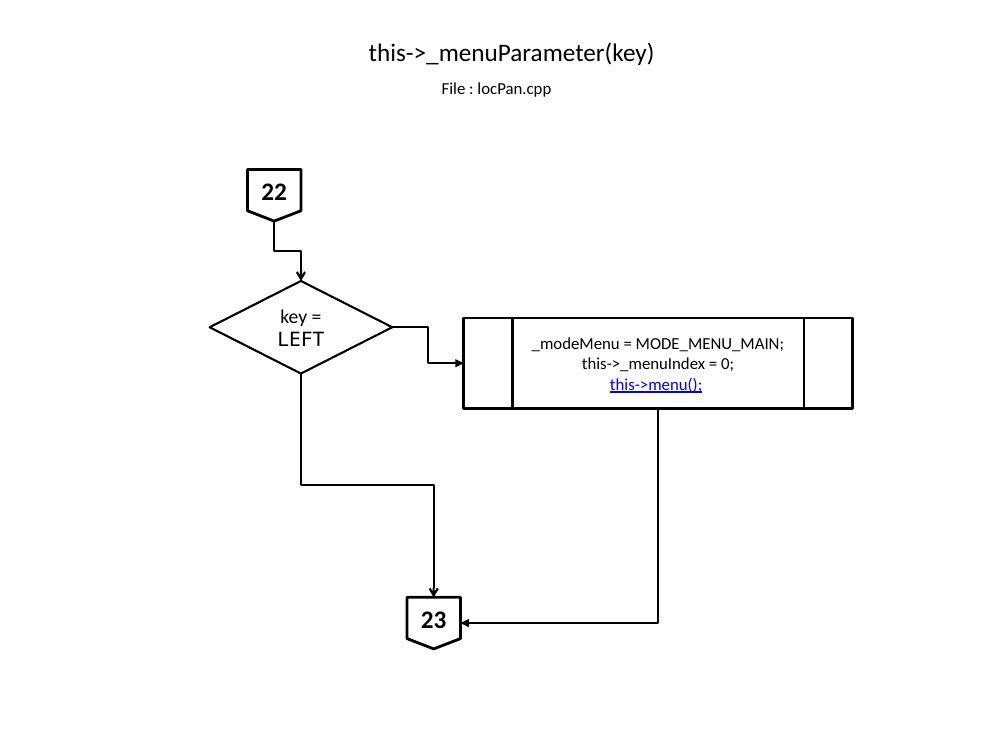
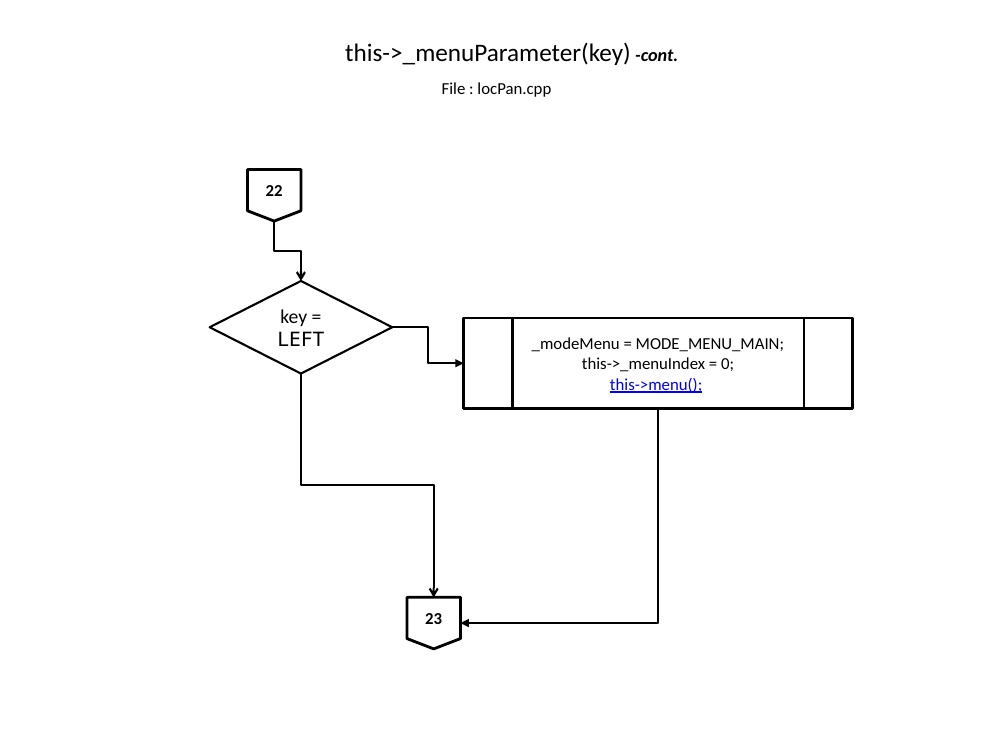
Before and after one commit to slametsampon/WFPS, a slide deck: slide 18 of resources/WFPS.pptx (slide 19 before the commit). Drawn at 1008x756 pixels with LibreOffice and Linux fonts; fonts in the diff are those of the drawing; background and template pictures are left out. Boxes give left, top, right and bottom in pixels: in the first picture for what was removed or moved away, otherwise in the second. Text is boxed around its words. In the diff, an @@ line names an element or a change of style, - is before the commit and + after.

Commit message:
update flowchart menuChangeParameter

```diff
--- a/resources/WFPS.pptx
+++ b/resources/WFPS.pptx
@@ title at <box>345,42,678,65</box>: text changed @@
-this->_menuParameter(key)
+this->_menuParameter(key) -cont.
@@ flow chart offpage connector "22" at <box>247,169,300,221</box>: size 18 to 12 pt @@
@@ flow chart offpage connector "23" at <box>407,598,461,649</box>: size 18 to 12 pt @@
```
Also in this commit, not shown: 16 other slides changed, 3 slides added, 1 slide removed.
